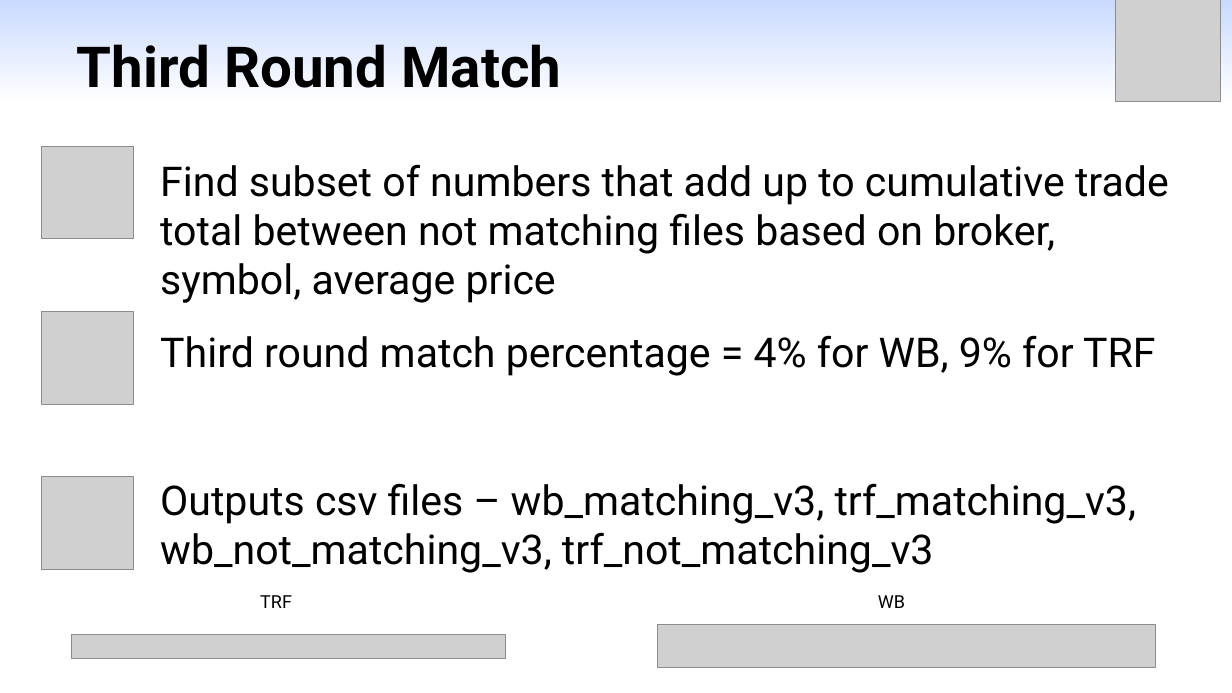
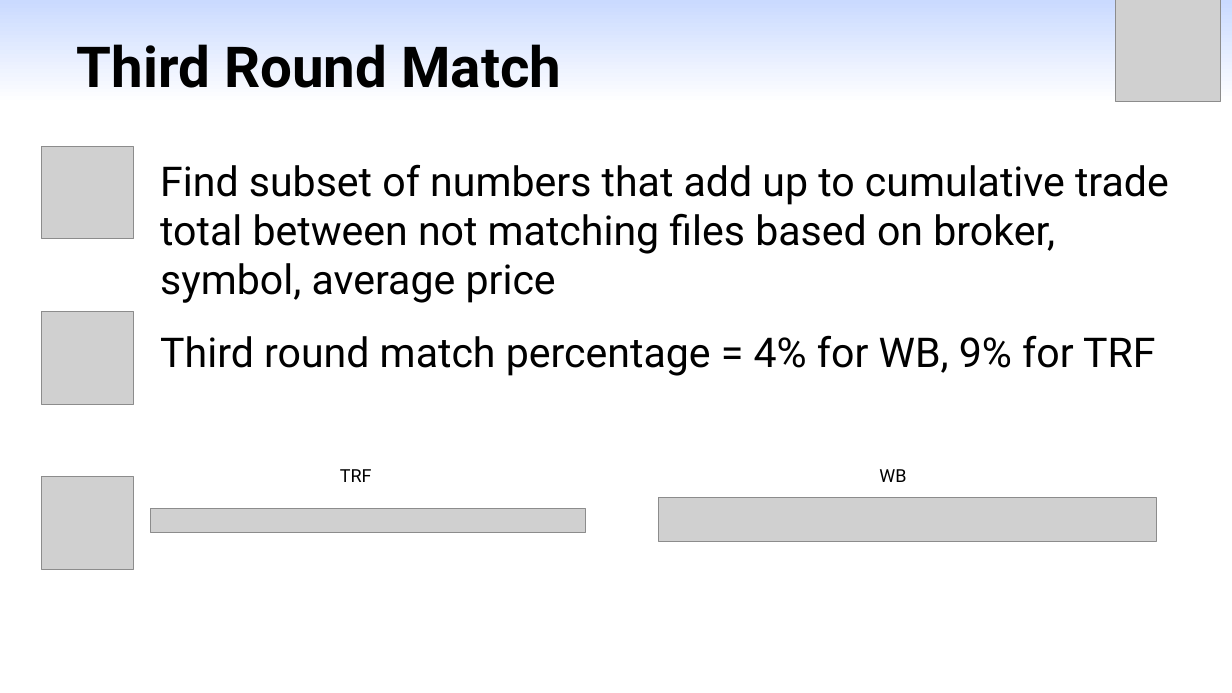
Before and after one commit to yangml103/webull_order_match, a slide deck: slide 8 of Presentation_Matching.pptx. Drawn at 1232x693 pixels with LibreOffice and Linux fonts; fonts in the diff are those of the drawing; grey boxes stand for pictures. Boxes give left, top, right and bottom in pixels: in the first picture for what was removed or moved away, otherwise in the second. Text is boxed around its words. In the diff, an @@ line names an element or a change of style, - is before the commit and + after.

```diff
--- a/Presentation_Matching.pptx
+++ b/Presentation_Matching.pptx
@@ text "TRF": place and size @@
-text "TRF" at (260, 595, 292, 608)
+text "TRF" at (340, 469, 372, 482)
@@ text "WB": place and size @@
-text "WB" at (878, 595, 905, 608)
+text "WB" at (879, 469, 906, 482)
@@ picture: place and size @@
-picture at (71, 635, 506, 659)
+picture at (151, 508, 585, 532)
@@ text removed at (160, 483, 1137, 573) @@
-Outputs csv files – wb_matching_v3, trf_matching_v3, wb_not_matching_v3, trf_not_matching_v3
@@ picture: place and size @@
-picture at (657, 625, 1155, 668)
+picture at (659, 498, 1157, 542)
```
Also in this commit, not shown: 5 other slides changed, 1 slide added, 14 other files.
